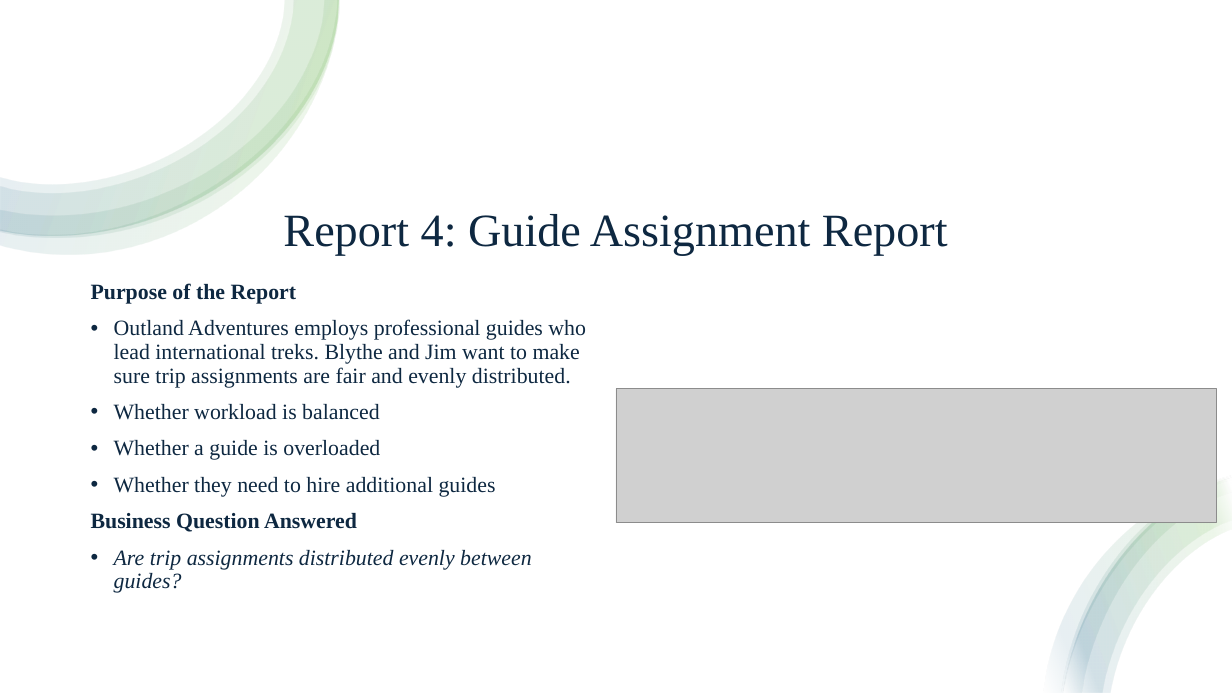
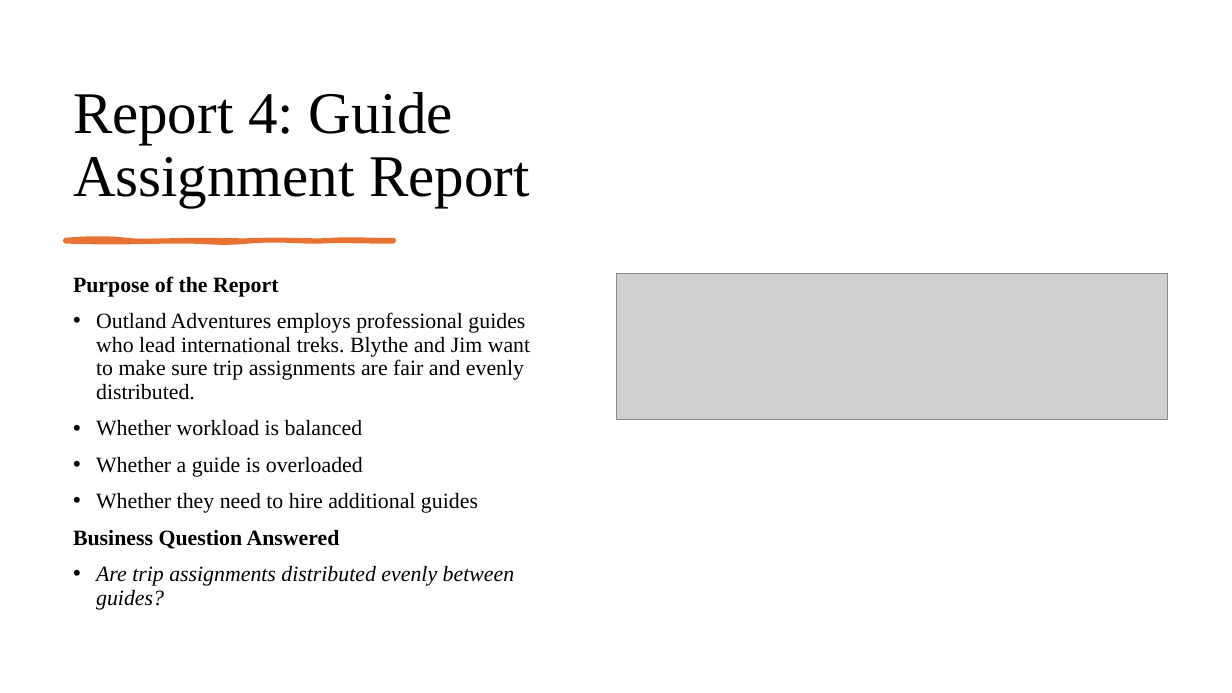
Before and after one commit to Panda-Alex21687/Green-Group, a slide deck: slide 10 of Milestone 4/Green Group Milestone 4.pptx. Drawn at 1232x693 pixels with LibreOffice and Linux fonts; fonts in the diff are those of the drawing; grey boxes stand for pictures. Boxes give left, top, right and bottom in pixels: in the first picture for what was removed or moved away, otherwise in the second. Text is boxed around its words. In the diff, an @@ line names an element or a change of style, - is before the commit and + after.

Commit message:
Added new Reports to Powerpoint and ERD

```diff
--- a/Milestone 4/Green Group Milestone 4.pptx
+++ b/Milestone 4/Green Group Milestone 4.pptx
@@ rectangle removed at (0,0,1232,693) @@
@@ group removed at (0,0,340,255): 4 freeform shapes @@
@@ title "Report 4: Guide Assignment Report": place and size @@
-title "Report 4: Guide Assignment Report" at (283,214,948,256)
+title "Report 4: Guide Assignment Report" at (73,92,530,207)
@@ title "Report 4: Guide Assignment Report" at (73,92,530,207): size 36 to 46 pt, text colour #0E2841 to #000000; alignment centre to left @@
@@ text "Purpose of the Report": place and size @@
-text "Purpose of the Report" at (91,283,586,593)
+text "Purpose of the Report" at (73,276,530,610)
@@ text "Purpose of the Report" at (73,276,530,610): text colour #0E2841 to #000000; vertical alignment middle to top @@
@@ freeform shape added at (65,240,394,242), fill #E97132, outline #E97132 3 pt @@
@@ picture added at (616,274,1168,420) @@
@@ picture removed at (616,389,1217,523) @@
@@ group removed at (1044,476,1232,693): 4 freeform shapes @@
```
Also in this commit, not shown: 5 other slides changed, 7 other files.
